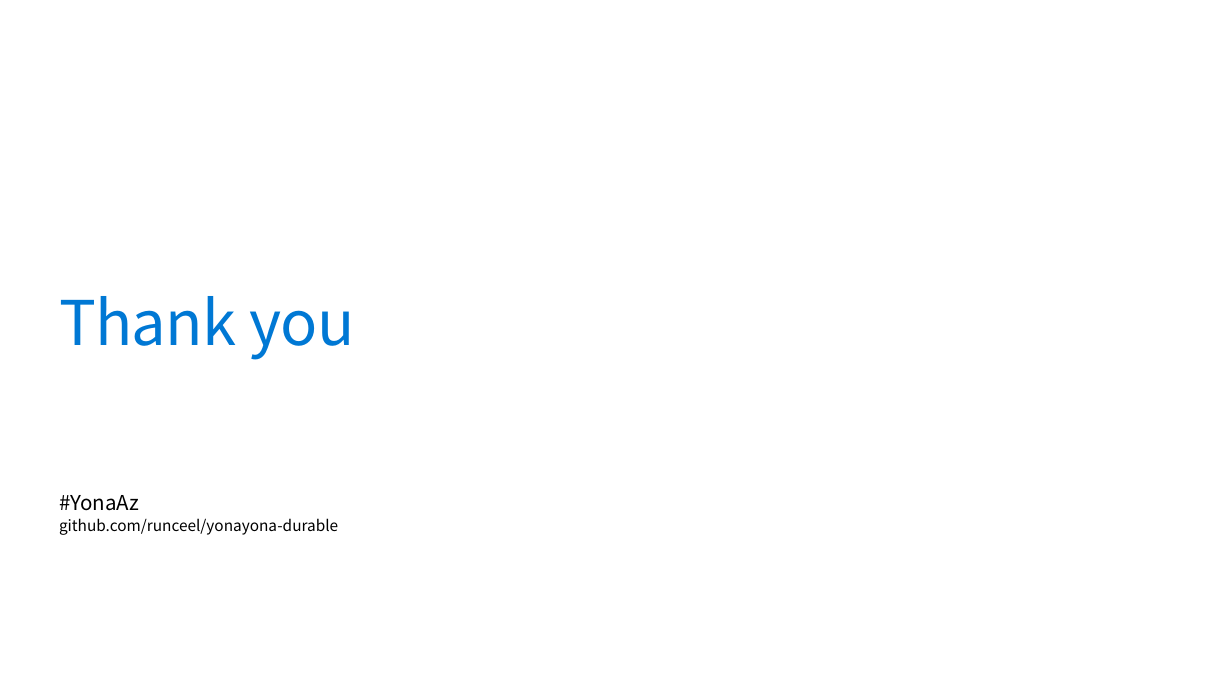
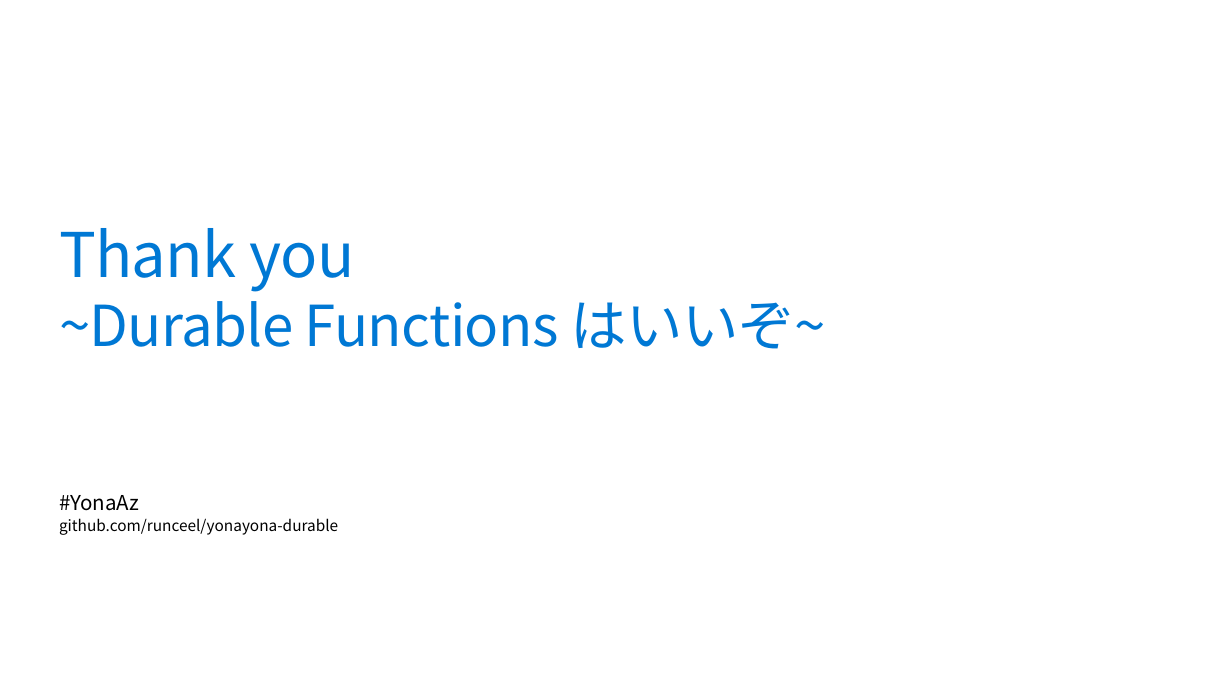
Before and after one commit to runceel/yonayona-durable, a slide deck: slide 22 of slides/slides.pptx (slide 21 before the commit). Drawn at 1232x693 pixels with LibreOffice and Linux fonts; fonts in the diff are those of the drawing; background and template pictures are left out. Boxes give left, top, right and bottom in pixels: in the first picture for what was removed or moved away, otherwise in the second. Text is boxed around its words. In the diff, an @@ line names an element or a change of style, - is before the commit and + after.

```diff
--- a/slides/slides.pptx
+++ b/slides/slides.pptx
@@ title at bbox=[59, 228, 826, 349]: text changed; size 48 to 44 pt @@
-Thank you
+Thank you
+~Durable Functions はいいぞ~
```
Also in this commit, not shown: 10 other slides changed, 3 slides added, 2 slides removed, 4 other files.
